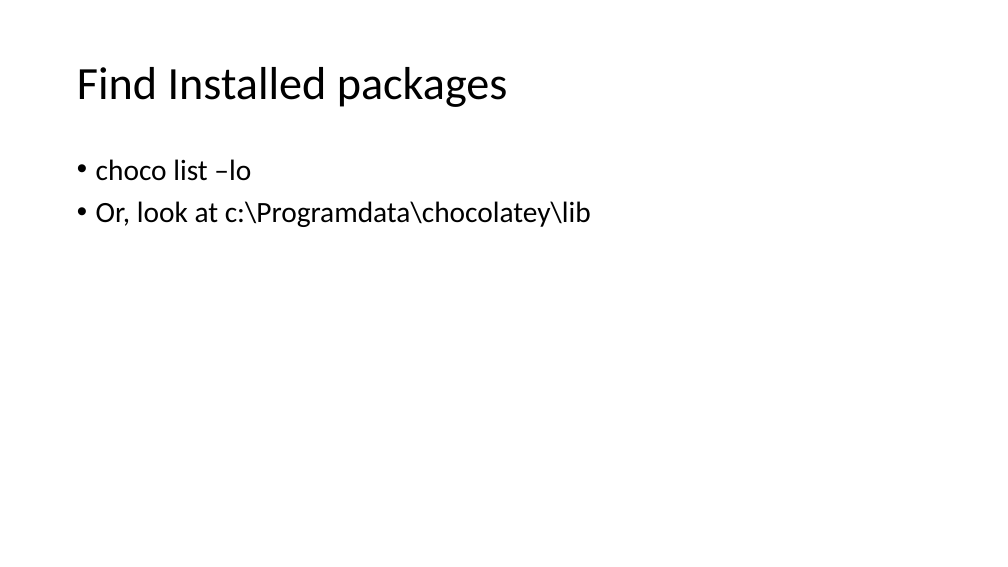
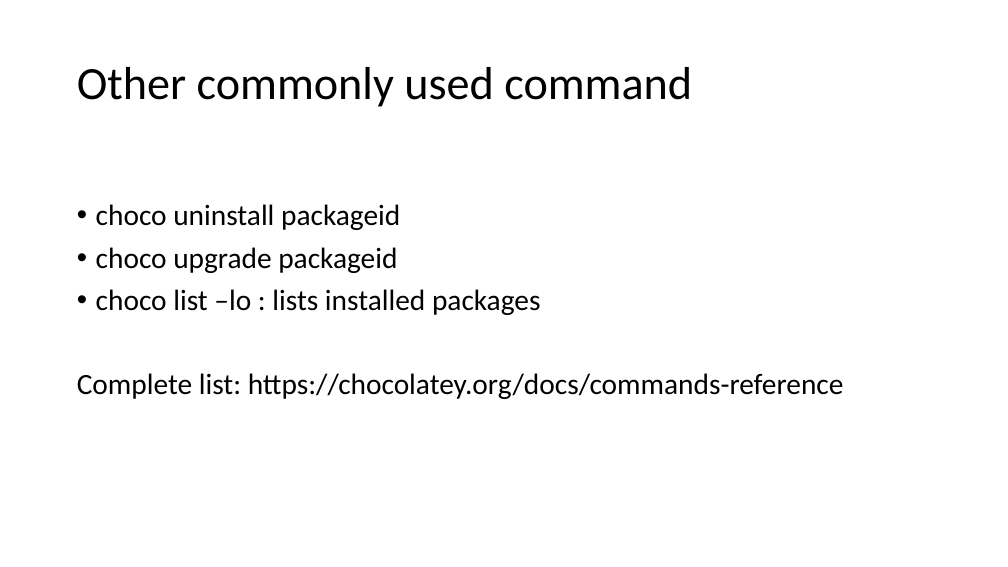
Before and after one commit to DIPSAS/InstallationTech, a slide deck: slide 19 of docs/InstallationCourse.pptx (slide 18 before the commit). Drawn at 1008x567 pixels with LibreOffice and Linux fonts; fonts in the diff are those of the drawing. Boxes give left, top, right and bottom in pixels: in the first picture for what was removed or moved away, otherwise in the second. Text is boxed around its words. In the diff, an @@ line names an element or a change of style, - is before the commit and + after.

```diff
--- a/docs/InstallationCourse.pptx
+++ b/docs/InstallationCourse.pptx
@@ title at bbox=[77, 67, 692, 107]: text changed @@
-Find Installed packages
+Other commonly used command
@@ text at bbox=[77, 204, 844, 399]: text changed @@
-• choco list –lo
-• Or, look at c:\Programdata\chocolatey\lib
+• choco uninstall packageid
+• choco upgrade packageid
+• choco list –lo : lists installed packages
+Complete list: https://chocolatey.org/docs/commands-reference
```
Also in this commit, not shown: 12 other slides changed, 5 slides added.
